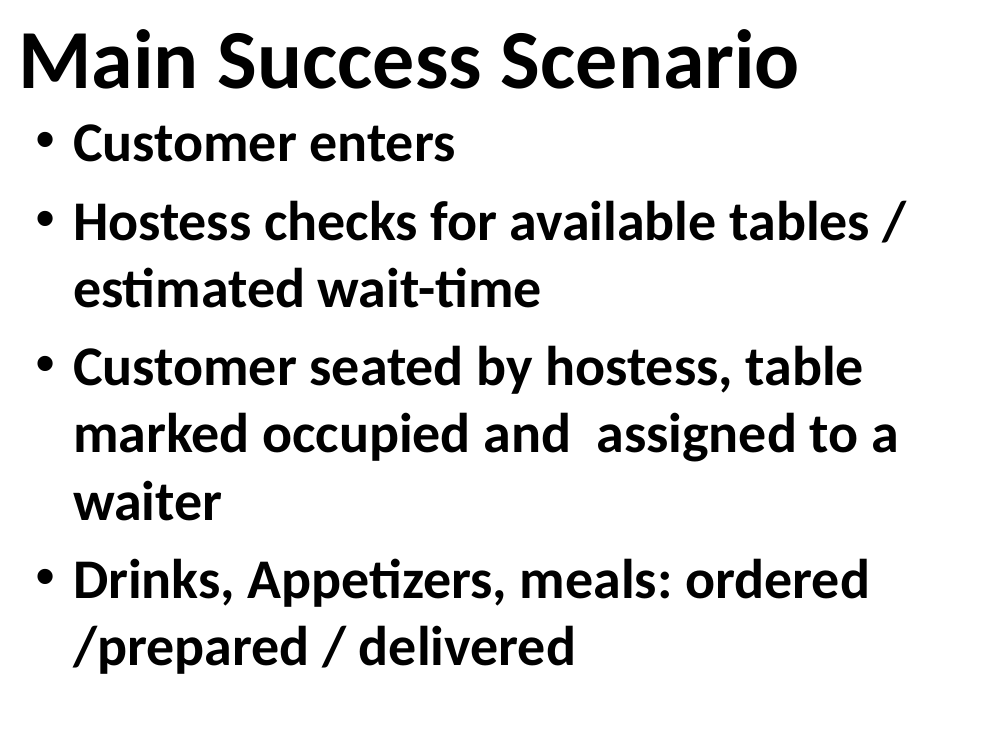
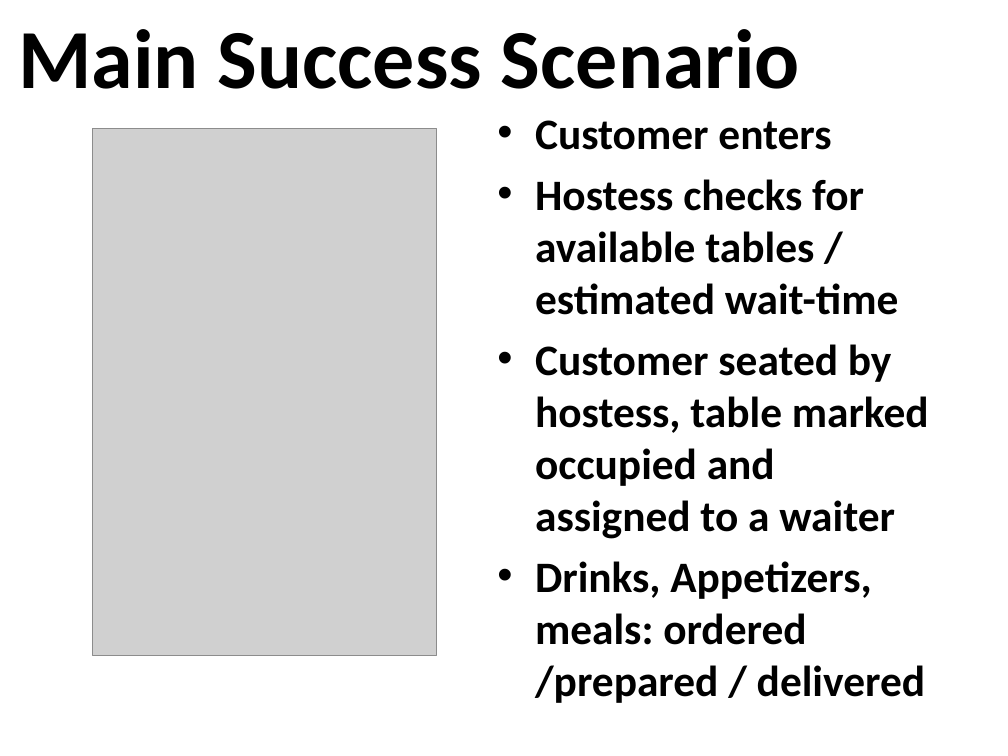
Before and after one commit to osmihi/Capstone, a slide deck: slide 15 of Project Documents/Group3_Presentation1_Capstone.pptx (slide 14 before the commit). Drawn at 1008x756 pixels with LibreOffice and Linux fonts; fonts in the diff are those of the drawing; grey boxes stand for pictures; background and template pictures are left out. Boxes give left, top, right and bottom in pixels: in the first picture for what was removed or moved away, otherwise in the second. Text is boxed around its words. In the diff, an @@ line names an element or a change of style, - is before the commit and + after.

```diff
--- a/Project Documents/Group3_Presentation1_Capstone.pptx
+++ b/Project Documents/Group3_Presentation1_Capstone.pptx
@@ text "Customer enters": place and size @@
-text "Customer enters" at box(73, 124, 899, 674)
+text "Customer enters" at box(535, 120, 929, 703)
@@ text "Customer enters" at box(535, 120, 929, 703): size 40 to 31 pt; less space between paragraphs @@
@@ picture added at box(93, 128, 437, 655) @@
```
Also in this commit, not shown: 1 slide added, 2 other files.
